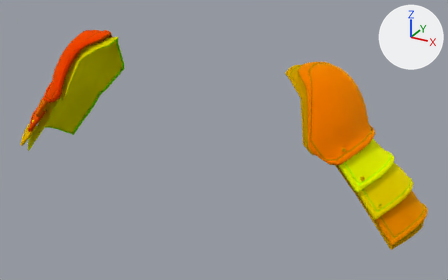
Before and after pictures for a commit that changed the glTF model godot/art/gear/native/plate_spaulders_plain/plate_spaulders_plain.glb.
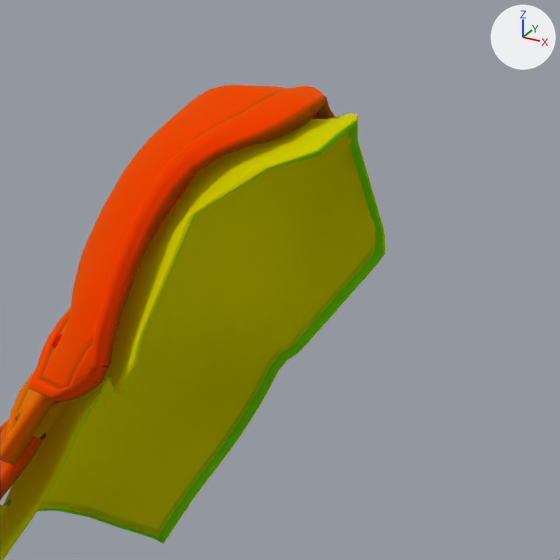
The first picture shows the older version from a 50 mm camera at (0.434, -0.68, 1.791) aimed at (0.038, 0.04, 1.431). The close-ups show the older and then the newer version on the part from 8% to 37% of the width and 4% to 50% of the height of that picture. Only the edits that show in the close-ups are written down. Every picture has the same lights, and +X, +Y and +Z are marked at upper right.

The first close-up shows 'arming_r_cap', 'cop_r_rigid', 'rim0_r_rigid', 'rim1_r_rigid', 'rim2_r_rigid' and 4 more.
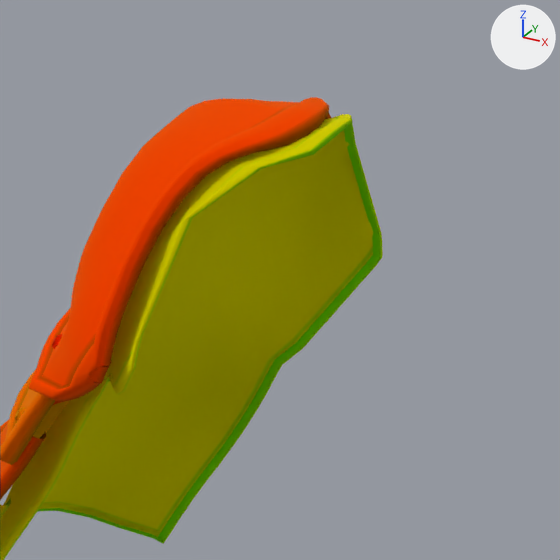
What differs and where, as boxes [x1, y1, x2, y2] in the close-ups (560 x 560 px; the box of a moved part takes in the faces that stretch with it):
'arming_r_cap', reshaped: before [0, 114, 386, 560]; after [0, 114, 383, 560]
'cop_r_rigid', reshaped: before [41, 85, 321, 388]; after [41, 98, 299, 388]
'rim0_r_rigid', reshaped: before [29, 86, 335, 402]; after [29, 97, 331, 402]
part 1 of me_cop_r_rigid, moved or reshaped: before [71, 85, 321, 377]; after [71, 98, 299, 377]
part 2 of me_rim0_r_rigid, moved or reshaped: before [73, 86, 335, 377]; after [73, 97, 331, 377]
part 3 of me_arming_r_cap, moved or reshaped: before [0, 114, 386, 560]; after [0, 114, 383, 560]
part 4 of me_arming_r_cap, recoloured: [106, 116, 352, 379] in both

The edits, one by one:
me_cop_r_rigid is used by ob_cop_r_rigid; location (0.0, 0.0, 0.0).
me_cop_r_rigid had 552 vertices, 998 faces and spanned x -0.2493..-0.1701, y -0.0381..0.1045, z 1.4708..1.5665.
me_cop_r_rigid now has 552 vertices, 998 faces and spans x -0.2493..-0.1645, y -0.0375..0.104, z 1.4708..1.5618.
me_cop_r_rigid part 1: 234 of 552 vertices moved; they spanned x -0.2161..-0.1701, y -0.0381..0.1045, z 1.4752..1.5665 and now span x -0.2161..-0.1645, y -0.0375..0.104, z 1.4752..1.5618; mean shift (0.0016, -0.0001, -0.0017); largest move (-0.1836, 0.0261, 1.5656) -> (-0.1776, 0.0252, 1.5607).
me_rim0_r_rigid is used by ob_rim0_r_rigid; location (0.0, 0.0, 0.0).
me_rim0_r_rigid had 1014 vertices, 1818 faces and spanned x -0.2547..-0.1538, y -0.04..0.1074, z 1.4597..1.5662.
me_rim0_r_rigid now has 1014 vertices, 1818 faces and spans x -0.2547..-0.1502, y -0.0397..0.1072, z 1.4597..1.5624.
me_rim0_r_rigid part 2: 442 of 1014 vertices moved; they spanned x -0.2152..-0.1538, y -0.04..0.1074, z 1.4694..1.5662 and now span x -0.2152..-0.1502, y -0.0397..0.1072, z 1.4694..1.5624; mean shift (0.0009, 0.0, -0.0011); largest move (-0.1701, 0.0254, 1.5646) -> (-0.1645, 0.0245, 1.5602).
me_arming_r_cap is used by ob_arming_r_cap; location (0.0, 0.0, 0.0).
me_arming_r_cap had 1032 vertices, 1956 faces and spanned x -0.328..-0.139, y -0.033..0.101, z 1.356..1.559.
me_arming_r_cap now has 1005 vertices, 1904 faces and spans x -0.328..-0.142, y -0.032..0.1, z 1.356..1.558.
me_arming_r_cap part 3: 476 vertices moved from x -0.322..-0.14, y -0.032..0.1, z 1.358..1.559 to x -0.322..-0.142, y -0.032..0.1, z 1.358..1.558; 206 vertices removed from x -0.322..-0.139, y -0.033..0.101, z 1.358..1.559; 179 vertices added at x -0.321..-0.143, y -0.032..0.1, z 1.358..1.558.
me_arming_r_cap part 4: 95 kept faces spanning x -0.215..-0.142, y -0.032..0.1, z 1.453..1.558 get new vertex colours; the middle colour goes from yellow #edeb00 to yellow #e2eb00.
Other edits to the shape of me_arming_r_cap do not show in these pictures.
